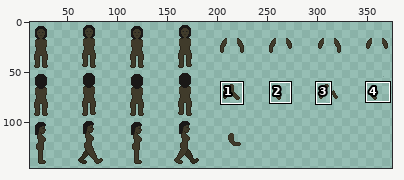
A sprite sheet gets an edit: dist/media/textures/kadijah.png. Above: a wide view before the commit, with the close-up outlined.
Close-up. The starting point:
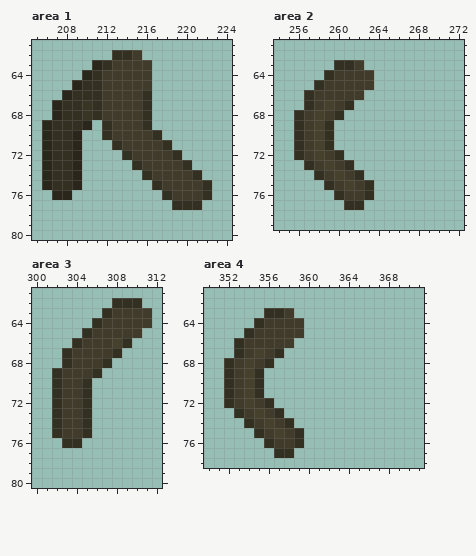
The file is 384x384 pixels. Pixels under 10% opacity are left out. Colours within 5 levels of each other are drawn and written as one. Shown: area 1: x 205..224, y 61..80; area 2: x 254..272, y 61..79; area 3: x 300..312, y 61..80; area 4: x 350..371, y 61..78. The wide view leaves out empty margins. The commit also changed other parts of the picture, which this record leaves out.
New version:
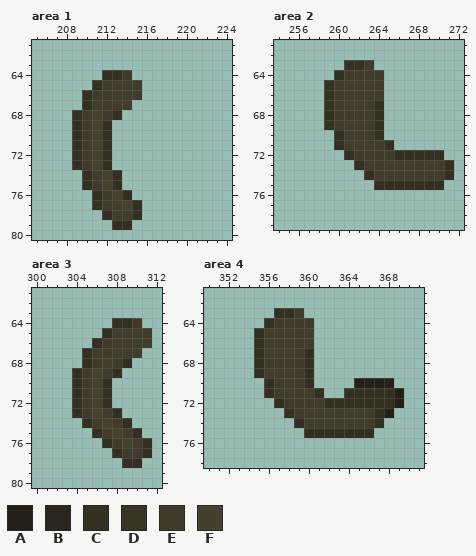
Palette (. is transparent): A #242017  B #2a261b  C #332f21  D #383525  E #403b2b  F #45412d
From old to new:
Changed rows in their new state; - is an unchanged pixel.
Area 1:
first column x 206:
62 -------...-------
63 -----......------
64 ----..CC-..------
65 ---..-----.------
66 --..-E----.------
67 -...CE---..------
68 -..-EF-C...------
69 ...-EF-....------
70 ...CEF-.....-----
71 ...CEFC......----
72 ...CEFC-......---
73 ...CEFC--......--
74 ....CEFC--......-
75 ....CEFC---......
76 -..--CEFC---.....
77 -----CEEFC---...-
78 ------CEEC-------
79 -------CC--------
Area 2:
first column x 256:
63 ----.-CE--------
64 ---.C---E-------
65 --.C----E-------
66 -..C---EE-------
67 -..C-EEEC-------
68 ...CEEEEC-------
69 ...-EEEEC-------
70 ....CEEEC-------
71 ....CEEEEC------
72 .....CEEEECCCCC-
73 -.....CEEEEEEEEC
74 --.....CEEEEEEEC
75 ---.....CCCCCCC-
76 ----....--------
77 -----..---------
Area 3:
first column x 302:
62 ------...-
63 -----.....
64 ----..CC-.
65 ---..C---E
66 --..C-EEEE
67 -..C--EEE-
68 -..C-FEC--
69 ..C-FEC---
70 ..CEFC----
71 ..CEFC----
72 ..CEFC----
73 ..CEFEC---
74 ...-EFEC--
75 ....CEFEC-
76 -..--CEFEC
77 ------CEEC
78 -------CC-
Area 4:
first column x 352:
63 ----.-CE----------
64 ---.C---E---------
65 --.C----E---------
66 -..C---EE---------
67 -..C-EEEC---------
68 ...CEEEEC---------
69 ...-EEEEC---------
70 ....CEEEC----AAAA-
71 ....CEEEEC--CCCCCA
72 .....CEEEECCCCCCCA
73 -.....CEEEEEEEECA-
74 --.....CEEEEEEEC--
75 ---.....CCCCCCC---
76 ----....----------
77 -----..-----------
Where, in picture pixels (left, top, right, bottom), the same in both close-ups:
changed: (42, 50, 212, 230)
changed: (294, 60, 454, 210)
changed: (52, 298, 152, 468)
changed: (224, 308, 404, 458)
